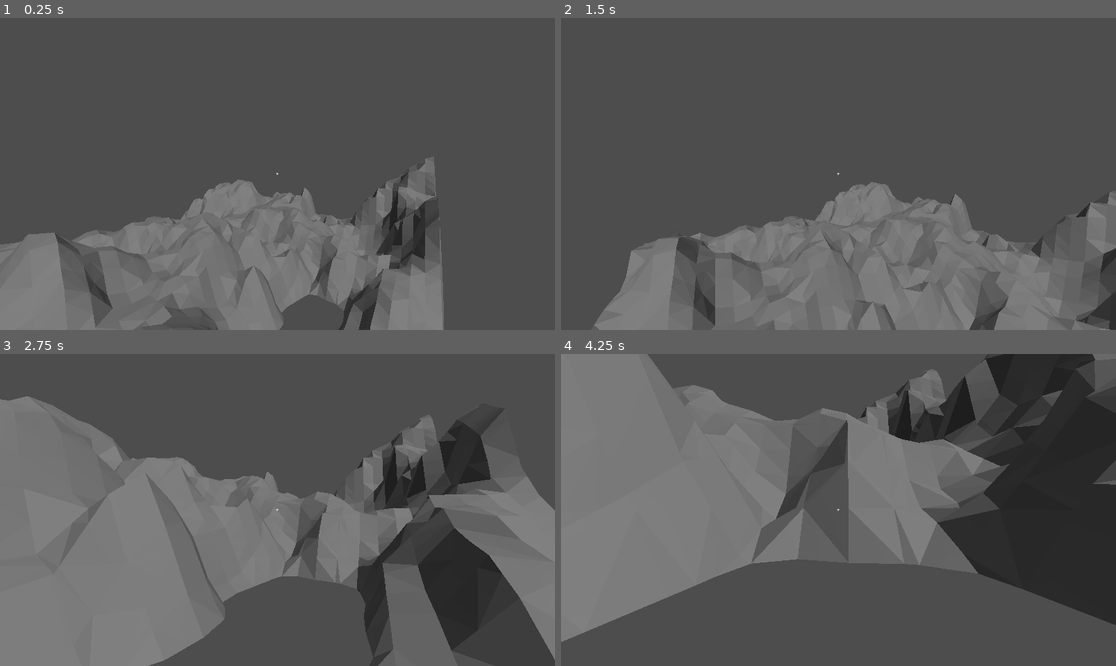
Above: before the commit, frames 1-4 (two rows, left to right).
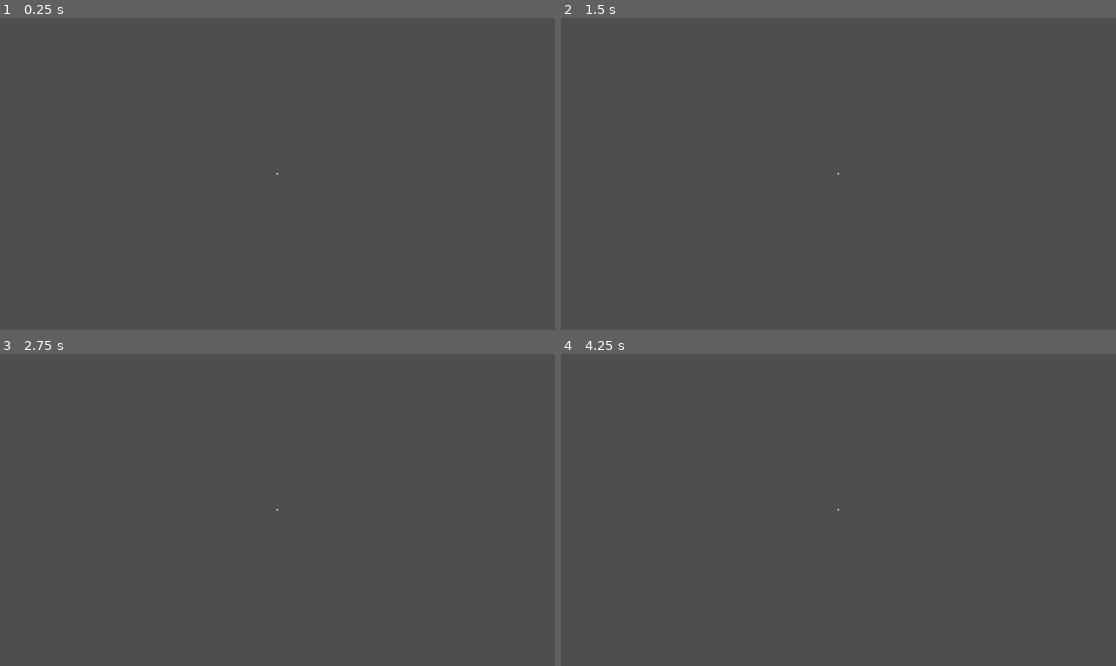
Above: after the commit, the same moments.

Repository: CyrillePierre/marching_cubes
Game: Godot game, scene res://scenes/main.tscn
Same seed, same stepped clock (60 frames per second), same inputs: the game is played once before the commit and once after it.
Inputs (mouse positions are in pixels of both pictures, inside the frame that each line leads up to):
- Up to frame 1 (0.25 s): no input
- Up to frame 2 (1.5 s): tap Enter at 0.5 s; move the mouse to (866, 174) at 0.52 s; hold W (up) from 0.53 s (still down); right-click (866, 174) at 0.6 s; tap Space (jump) at 0.77 s; move the mouse to (810, 174) at 1.27 s; click (810, 174) at 1.35 s
- Up to frame 3 (2.75 s): keep holding W (up); tap Space (jump) at 1.52 s; move the mouse to (288, 503) at 2.02 s; right-click (288, 503) at 2.1 s
- Up to frame 4 (4.25 s): keep holding W (up); move the mouse to (832, 516) at 2.77 s; click (832, 516) at 2.85 s; tap Space (jump) at 3.02, 3.77 s; move the mouse to (877, 513) at 3.52 s; right-click (877, 513) at 3.6 s

The runs differ from the first frame. In frame 1, 23% of the frame differs, in the area x 0-80%, y 45-100%; in frame 2, 25%; in frame 3, 48%; in frame 4, 55%, in the area x 0-100%, y 0-93%.

Commit message:
write draw_density (bugged)

Diff:
--- a/scenes/main.tscn
+++ b/scenes/main.tscn
@@ -5,17 +5,16 @@
 [ext_resource type="PackedScene" uid="uid://by8qnc433323d" path="res://nodes/player.tscn" id="2_q6x1v"]
 
 [sub_resource type="FastNoiseLite" id="FastNoiseLite_m02rb"]
-seed = 1460
-frequency = 0.0289
-fractal_octaves = 2
-domain_warp_enabled = true
-domain_warp_amplitude = 13.41
-domain_warp_frequency = 0.02
+seed = 7855
+frequency = 0.0049
+fractal_octaves = 3
+fractal_lacunarity = 1.775
+fractal_gain = 0.37
+domain_warp_amplitude = 100.0
+domain_warp_frequency = 0.004
 domain_warp_fractal_octaves = 2
 
 [sub_resource type="NoiseTexture2D" id="NoiseTexture2D_8o6ga"]
-width = 64
-height = 64
 in_3d_space = true
 generate_mipmaps = false
 noise = SubResource("FastNoiseLite_m02rb")
@@ -29,18 +28,17 @@
 script = ExtResource("1_1ab21")
 
 [node name="dynamic_terrain" type="StaticBody3D" parent="."]
+transform = Transform3D(1, 0, 0, 0, 1, 0, 0, 0, 1, 0, -3, 0)
 script = ExtResource("1_lidwy")
-grid_size = Vector3i(40, 20, 40)
+grid_size = Vector3i(8, 10, 8)
 height_map = SubResource("NoiseTexture2D_8o6ga")
-height_coef = 1.05
-height_offset = 0.315
+height_coef = 0.05
+height_offset = 0.3
 
 [node name="mesh" type="MeshInstance3D" parent="dynamic_terrain"]
-transform = Transform3D(1, 0, 0, 0, 1, 0, 0, 0, 1, 0, -2, 0)
 skeleton = NodePath("../..")
 
 [node name="collision" type="CollisionShape3D" parent="dynamic_terrain"]
-transform = Transform3D(1, 0, 0, 0, 1, 0, 0, 0, 1, 0, -2, 0)
 
 [node name="platform" type="StaticBody3D" parent="."]
 transform = Transform3D(1, 0, 0, 0, 1, 0, 0, 0, 1, 2, 10, 2)
--- a/scripts/main.gd
+++ b/scripts/main.gd
@@ -1,9 +1,12 @@
 extends Node3D
+
+@onready var player = $player
+@onready var terrain = $dynamic_terrain
 
 # Called when the node enters the scene tree for the first time.
 func _ready() -> void:
-	$player.connect("raycast_action", _change_density)
-
+	player.connect("raycast_action", _change_density)
 
 func _change_density(point: Vector3, value: float) -> void:
-	$dynamic_terrain.draw_density(point, value, 2.)
+	var local_point = terrain.to_local(point)
+	terrain.draw_density(local_point, value, 1.)
--- a/scripts/marching_cubes.gd
+++ b/scripts/marching_cubes.gd
@@ -371,10 +371,10 @@
 	_cells = []
 	_cells.resize(grid_size.x * grid_size.y * grid_size.z)
 	var index = 0
-	for i in range(grid_size.x):
+	for k in range(grid_size.z):
 		for j in range(grid_size.y):
-			for k in range(grid_size.z):
-				_cells[index] = create_cell(i, j, k)
+			for i in range(grid_size.x):
+				_cells[i + (j + k * grid_size.y) * grid_size.x] = create_cell(i, j, k)
 				index += 1
 
 func create_cell(i: int, j: int, k: int) -> Dictionary:
@@ -484,8 +484,28 @@
 	return triangles
 
 func get_cell_index(point: Vector3) -> Vector3i:
-	return Vector3i(to_local(point) / cube_size)
+	return Vector3i(point / cube_size)
 
 func draw_density(point: Vector3, value: float, radius: float) -> void:
 	var index = get_cell_index(point)
-	print("index:", index)
+	var n = floori(radius / cube_size)
+
+	# update density in cells around the point
+	#for k in range(max(1, index.z - n), min(grid_size.z, index.z + n)):
+		#for j in range(max(1, index.y - n), min(grid_size.y, index.y + n)):
+			#for i in range(max(1, index.x - n), min(grid_size.x, index.x + n)):
+				#var cell = _cells[i + (j + k * grid_size.y) * grid_size.x]
+				#_update_cell_density(cell, point, value, radius)
+	var cell = _cells[index.x + (index.y + index.z * grid_size.y) * grid_size.x]
+	_update_cell_density(cell, point, value, radius)
+
+	create_mesh()
+
+func _update_cell_density(cell: Dictionary, point: Vector3, value: float, radius: float):
+	var sq_radius = radius * radius
+	for i in range(8):
+		var cell_point = cell.p[i]
+		var distance = point.distance_squared_to(cell.p[i])
+		var coef = max(0., 1. - point.distance_to(cell.p[i]) / radius)
+		cell.v[i] = clampf(cell.v[i] - 0.2, -1, 1)
+	print(cell)
--- a/scripts/player.gd
+++ b/scripts/player.gd
@@ -1,11 +1,11 @@
 extends CharacterBody3D
 
 const SPEED = 5.0
-const JUMP_VELOCITY = 4.5
+const JUMP_VELOCITY = 6.
 
 const MOUSE_SENSITIVITY_X = .4
 const MOUSE_SENSITIVITY_Y = .2
-const CAM_ANGLE_MAX = 70
+const CAM_ANGLE_MAX = 89
 
 @onready var camera = get_node("rotation_point/camera")
 @onready var rotPt = get_node("rotation_point")
